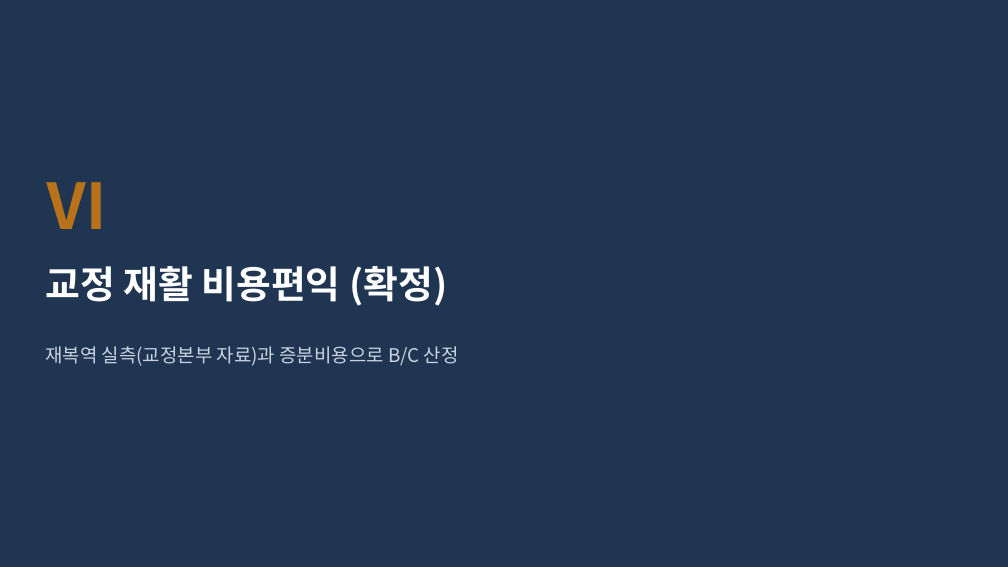
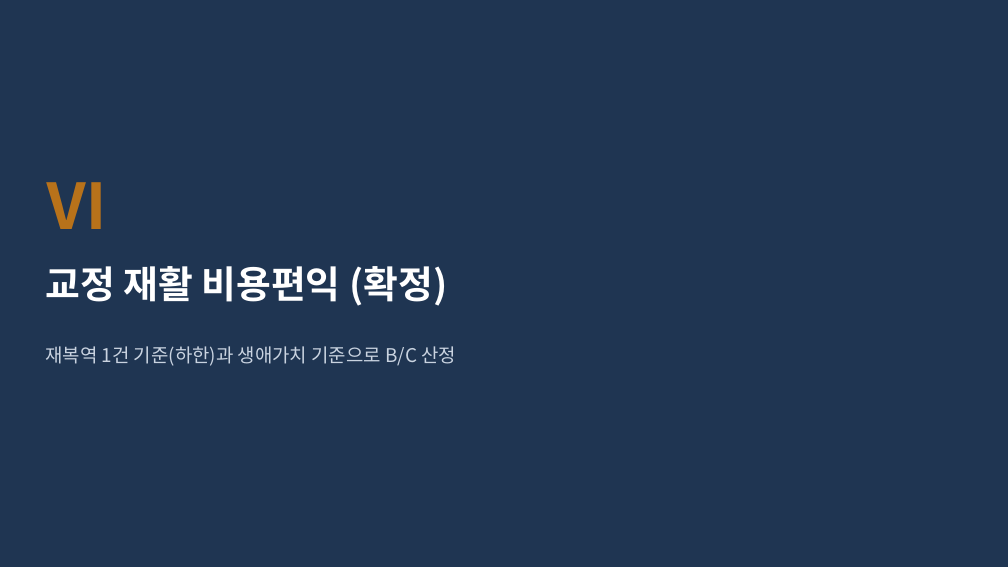
Before and after one commit to adminmrobo/drug-crime-social-cost, a slide deck: slide 27 of deliverables/2026-11-16_보고용/중간보고_마약류사회적비용_2025기준_보고용.pptx. Drawn at 1008x567 pixels with LibreOffice and Linux fonts; fonts in the diff are those of the drawing. Boxes give left, top, right and bottom in pixels: in the first picture for what was removed or moved away, otherwise in the second. Text is boxed around its words. In the diff, an @@ line names an element or a change of style, - is before the commit and + after.

Commit message:
생애가치 기준 교정 재활 비용편익과 정책 제언 추가(덱·별지1·확정판 별지·엑셀·스크립트)

```diff
--- a/deliverables/2026-11-16_보고용/중간보고_마약류사회적비용_2025기준_보고용.pptx
+++ b/deliverables/2026-11-16_보고용/중간보고_마약류사회적비용_2025기준_보고용.pptx
@@ text at (45, 346, 456, 366): text changed @@
-재복역 실측(교정본부 자료)과 증분비용으로 B/C 산정
+재복역 1건 기준(하한)과 생애가치 기준으로 B/C 산정
```
Also in this commit, not shown: 4 other slides changed, 5 slides added, 20 other files.
